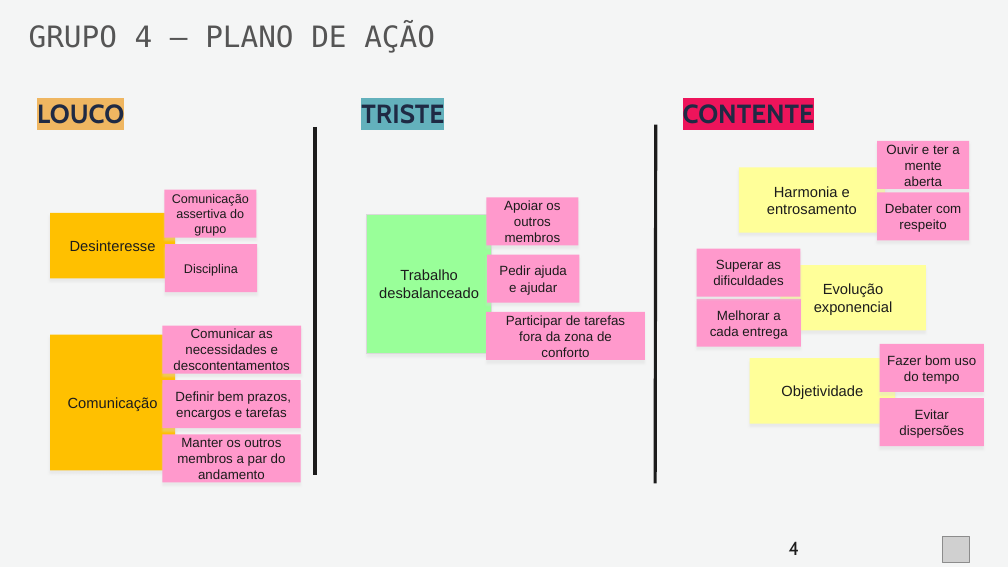
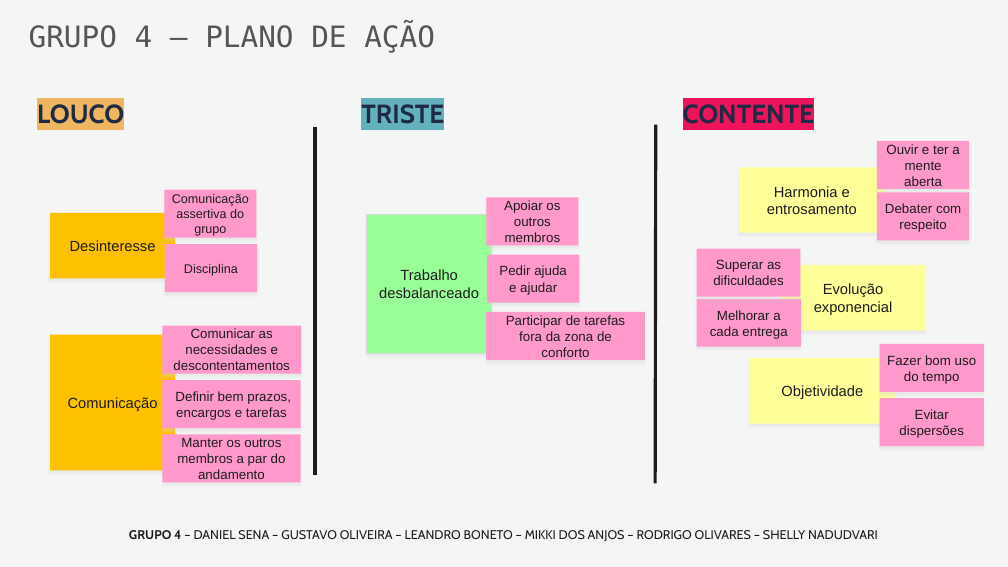
Before and after one commit to shell-y/safrinis, a slide deck: slide 4 of 20250205_LicoesAprendidas/Grupo4_LicoesAprendidas.pptx. Drawn at 1008x567 pixels with LibreOffice and Linux fonts; fonts in the diff are those of the drawing; grey boxes stand for pictures. Boxes give left, top, right and bottom in pixels: in the first picture for what was removed or moved away, otherwise in the second. Text is boxed around its words. In the diff, an @@ line names an element or a change of style, - is before the commit and + after.

Commit message:
ppt de lições aprendidas

```diff
--- a/20250205_LicoesAprendidas/Grupo4_LicoesAprendidas.pptx
+++ b/20250205_LicoesAprendidas/Grupo4_LicoesAprendidas.pptx
@@ text at (129,530,878,541): text changed; size 18 to 12 pt @@
-4
+GRUPO 4 – DANIEL SENA – GUSTAVO OLIVEIRA – LEANDRO BONETO – MIKKI DOS ANJOS – RODRIGO OLIVARES – SHELLY NADUDVARI
@@ picture removed at (943,536,969,563) @@
```
